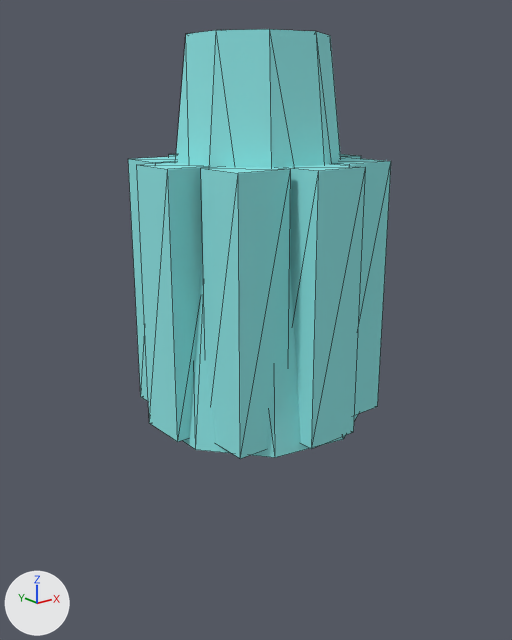
One commit to the OBJ model models/custom_broom_cerdas_magic.obj: the scene before it, then after it.
One viewpoint serves both versions: a camera (50 mm lens) standing at (-0.589, -0.734, 0.427) and looking at (-0.001, 0.002, 0.133). The lights are fixed; the arrows at lower left show +X, +Y and +Z. The older version comes first. Mesh edges are drawn as thin lines. Where no turn or scale is listed for an object, it has been applied to the vertices.

In view in the first picture: 'custom_broom_cerdas_magic'.
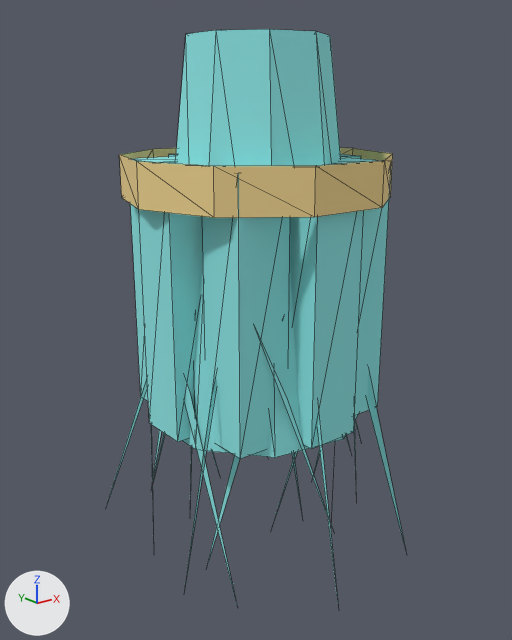
Where the change shows, as pixel boxes [x1, y1, x2, y2] in the pictures (512 x 640 px):
'custom_broom_cerdas_magic', reshaped (14% wider, 33% taller)
    before: [128, 29, 391, 459]
    after: [106, 29, 406, 603]
part 1 of me_custom_broom_cerdas_magic, added (yellow)
    after: [119, 148, 393, 218]
part 2 of me_custom_broom_cerdas_magic, added
    after: [106, 337, 406, 603]

The edits, one by one:
Material 'trim_brass' (mat_trim_brass) is new.
Its base color is (0.87, 0.66, 0.28) (yellow #f0d490).
Its roughness is 1.0.
me_custom_broom_cerdas_magic is used by ob_custom_broom_cerdas_magic; location (0.0, 0.0, 0.0).
me_custom_broom_cerdas_magic had 82 vertices, 128 faces and spanned x -0.157..0.157, y -0.155..0.155, z 0.0..0.5.
me_custom_broom_cerdas_magic now has 168 vertices, 170 faces and spans x -0.205..0.225, y -0.22..0.214, z -0.214..0.5.
Part 1, on me_custom_broom_cerdas_magic:
10 vertices are added at x -0.177..0.177, y -0.168..0.168, z 0.303.
10 new vertices lie (0.0, 0.0, 0.054) away from vertices in x -0.177..0.177, y -0.168..0.168, z 0.303.
20 new faces join them, mat_trim_brass (yellow #f0d490).
Part 2, on me_custom_broom_cerdas_magic:
66 vertices are added at x -0.205..0.225, y -0.22..0.214, z -0.214..0.18.
22 new faces join them, mat_cerdas_magic (cyan #8ee6e6).
me_custom_broom_cerdas_magic gains material mat_trim_brass (yellow #f0d490).
